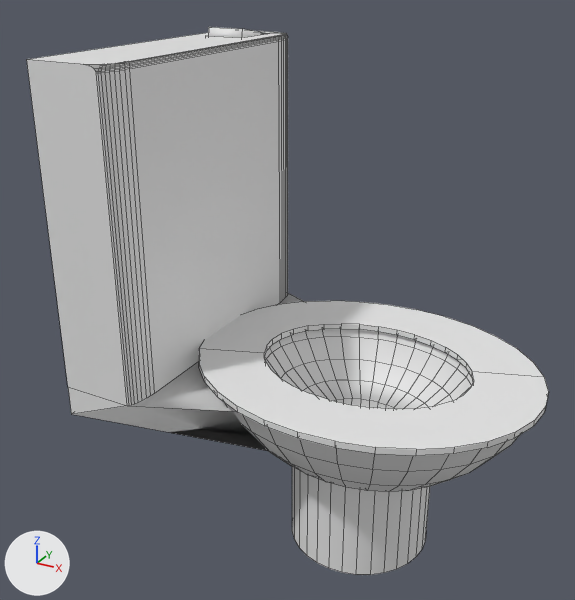
Before and after pictures for a commit that changed the Blender file Assets/BlenderFiles/Toilette.blend.
The view is the same before and after, from a 50 mm lens placed at (0.396, -0.686, 0.855), pointed at (-0.119, 0.251, 0.386). The axes (+X, +Y, +Z) are drawn at lower left. The lights are the same throughout. Mesh edges are drawn as thin lines.
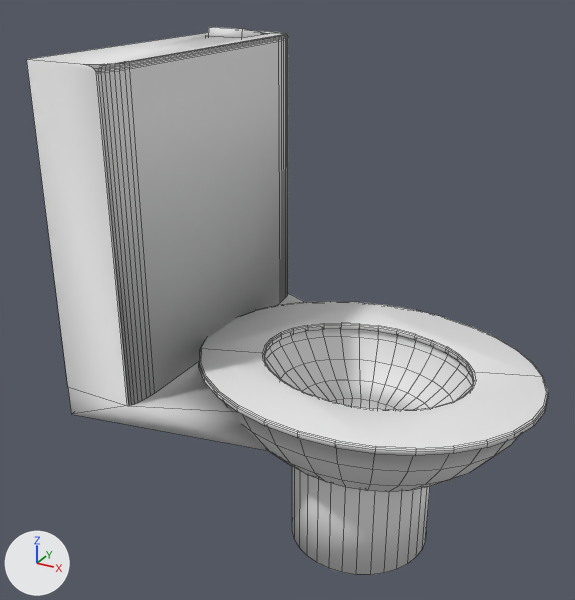
What differs and where, as boxes [x1, y1, x2, y2] in the pictures (575 x 600 px):
'Sphere', reshaped: before [27, 31, 549, 575]; after [27, 31, 548, 575]
part 1 of me_sphere, built on: before [199, 301, 549, 456]; after [199, 301, 548, 456]

Edits to the bpy script that builds the scene:
```text
Change me_sphere:
    used by ob_sphere; location = (-0.003, 0.278, 0.417); scale = (0.28, 0.23, 0.296)
    remove me_sphere.from_pydata(...)  # 785 vertices, 670 faces; spans x -1.32..0.93, y -1.0..1.0, z -1.41..1.07
    add me_sphere.from_pydata(...)  # 913 vertices, 798 faces; spans x -1.32..0.93, y -1.0..1.0, z -1.41..1.07
    me_sphere part 1
    44 vertices are removed from x -0.93..0.93, y -0.93..0.93, z -0.39
    66 faces are deleted
    4 vertices move within x -0.65..0.65, y -0.65..0.65, z -0.39
    172 vertices are added at x -0.93..0.93, y -0.93..0.93, z -0.4..-0.39
    194 new faces join them
```
